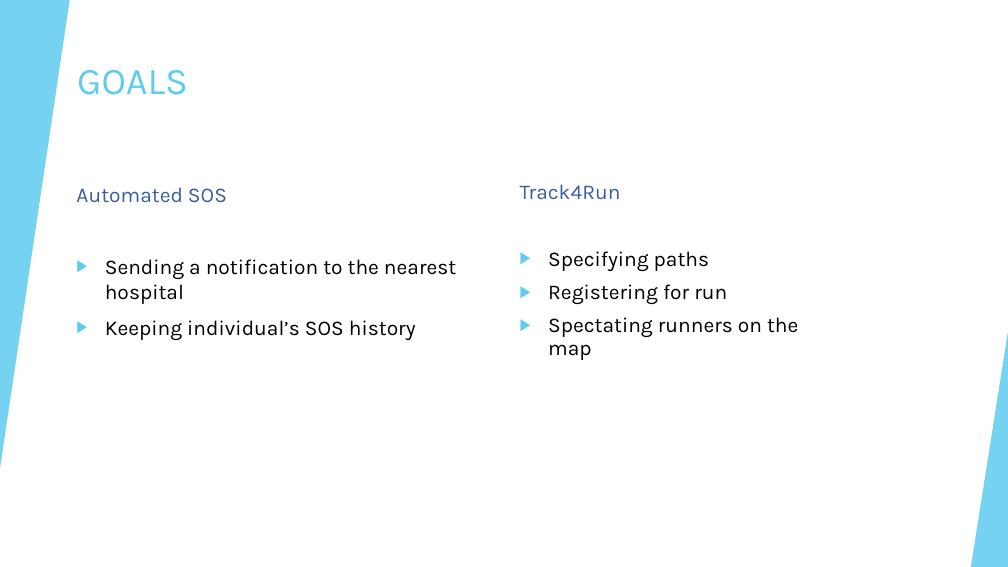
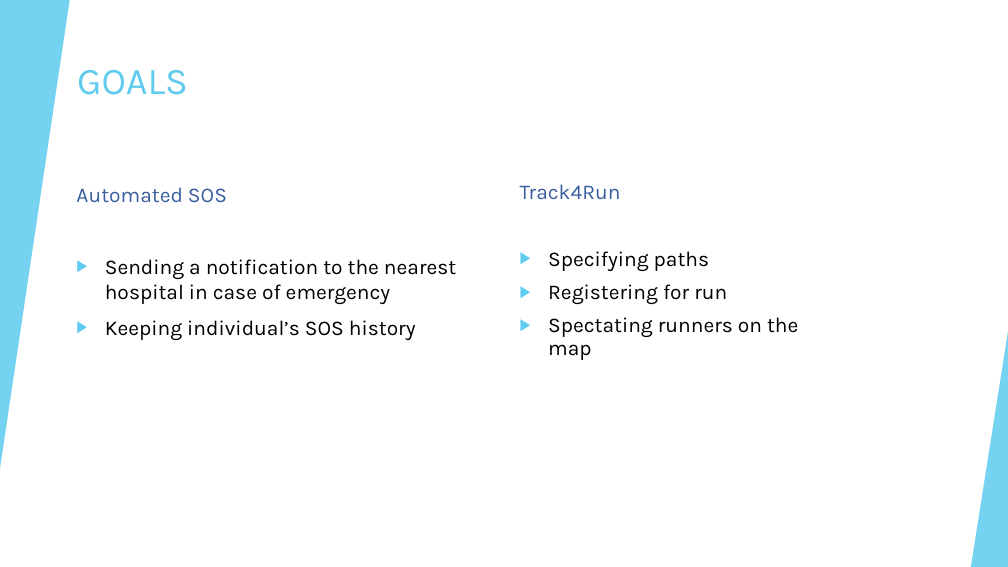
Before and after one commit to talipturkmen/GunayTastiTurkmen, a slide deck: slide 3 of Design-Process/software.pptx. Drawn at 1008x567 pixels with LibreOffice and Linux fonts; fonts in the diff are those of the drawing. Boxes give left, top, right and bottom in pixels: in the first picture for what was removed or moved away, otherwise in the second. Text is boxed around its words. In the diff, an @@ line names an element or a change of style, - is before the commit and + after.

```diff
--- a/Design-Process/software.pptx
+++ b/Design-Process/software.pptx
@@ text at [105, 259, 456, 304]: text changed @@
-▶ Sending a notification to the nearest hospital
+▶ Sending a notification to the nearest hospital in case of emergency
```
Also in this commit, not shown: 4 other slides changed.
